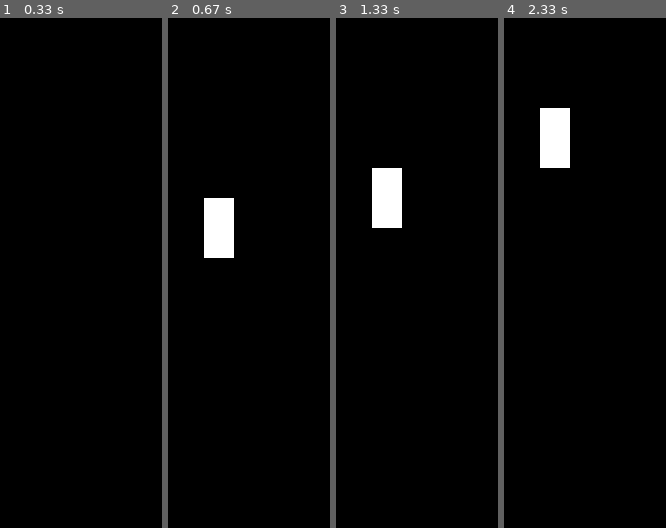
Above: before the commit, frames 1-4 (left to right).
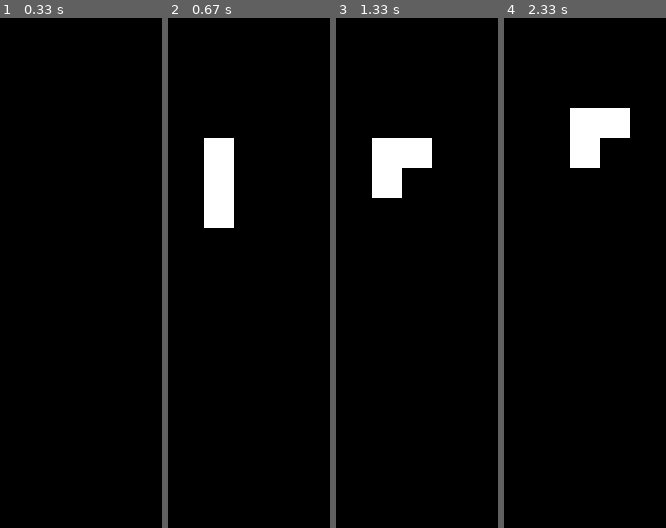
Above: after the commit, the same moments.

Repository: bleschunov/pygame
Game: pygame game, started from main.py
Same seed, same stepped clock (60 frames per second), same inputs: the game is played once before the commit and once after it.
Inputs:
- Up to frame 1 (0.33 s): no input
- Up to frame 2 (0.67 s): tap Enter at 0.33 s
- Up to frame 3 (1.33 s): hold Right 0.67-1.13 s; hold Up from 1.17 s (still down)
- Up to frame 4 (2.33 s): release Up at 1.77 s; hold Right from 1.8 s (still down)

Frame 1 is identical in both runs. In frame 2, 3.3% of the frame differs, in the area x 22-41%, y 23-48%; in frame 3, 3.3%; in frame 4, 5.4%, in the area x 22-78%, y 17-30%.

Commit message:
Змейка управляется
Змейкой можно управлять с помощью стрело

Diff:
--- a/main.py
+++ b/main.py
@@ -1,46 +1,86 @@
-import sys, time
+import sys, time, copy
 import pygame as pg
 
 class Snake:
 
-    def __init__(self, color, length = 2, x = 210, y = 210, direct = 'up'):
-        self.length = length
+    def __init__(self, color, location = [ [210, 210], [210, 180], [210, 150] ], direct = 'up'):
+        #self.length = length
         self.color = color
-        self.x = x
-        self.y = y
+        #self.x = x
+        #self.y = y
+        self.location = location
         self.direct = direct
 
-        self.rect = x, y, 30, length * 30
+        #self.rect = x, y, 30, length * 30
 
     def status(self):
-        return [self.color, (self.x, self.y, 30, self.length * 30)]
+        return [self.color, self.location]
 
 pg.init()
 
 size = width, height = 510, 510
+scale = 30
 black = 0, 0, 0
 white = 255, 255, 255
 screen = pg.display.set_mode(size)
 
 snake = Snake(color = white)
 
+def display(screen, color, coords):
+    #print('start')
+    for pair in coords:
+        rect = *pair, scale, scale
+        #print(pair)
+        pg.draw.rect(screen, color, rect)
+    #print('finish')
+
 
 while True:
     time.sleep(0.5)
     for event in pg.event.get():
         if event.type == pg.QUIT: sys.exit()
+        if event.type == pg.KEYDOWN:
+            if event.key == 273: snake.direct = 'up'
+            elif event.key == 274: snake.direct = 'down'
+            elif event.key == 275: snake.direct = 'right'
+            elif event.key == 276: snake.direct = 'left'
+
+    snake.location.pop(0)
+    head = copy.deepcopy(snake.location[-1])
 
     if snake.direct == 'up':
-        snake.y -= 30
+        head[1] -= scale
+        if head[1] < 0:
+            head[1] = height - scale
+    elif snake.direct == 'down':
+        head[1] += scale
+        if head[1] > height - scale:
+            head[1] = 0
+    elif snake.direct == 'right':
+        head[0] += scale
+        if head[0] > width - scale:
+            head[0] = 0
     elif snake.direct == 'left':
-        snake.x += 30
+        head[0] -= scale
+        if head[0] < 0:
+            head[0] = width - scale
 
-    if snake.x > width - snake.length * 30:
-        snake.x = 0
 
-    if snake.y < 0:
-        snake.y = height
+    if head[1] < 0:
+        head[1] = height - scale
+    snake.location.append(head)
+    #elif snake.direct == 'left':
+        #snake.x += 30
+
+   # if snake.x > width - snake.length * 30:
+        #snake.x = 0
+
+    #if snake.y < 0:
+       # snake.y = height
 
     screen.fill(black)
-    pg.draw.rect(screen, *snake.status())
+    display(screen, *snake.status())
+    #display(screen, white, [[210, 210], [240, 180]])
     pg.display.flip()
+
+#cd documents/GitHub/pygame
